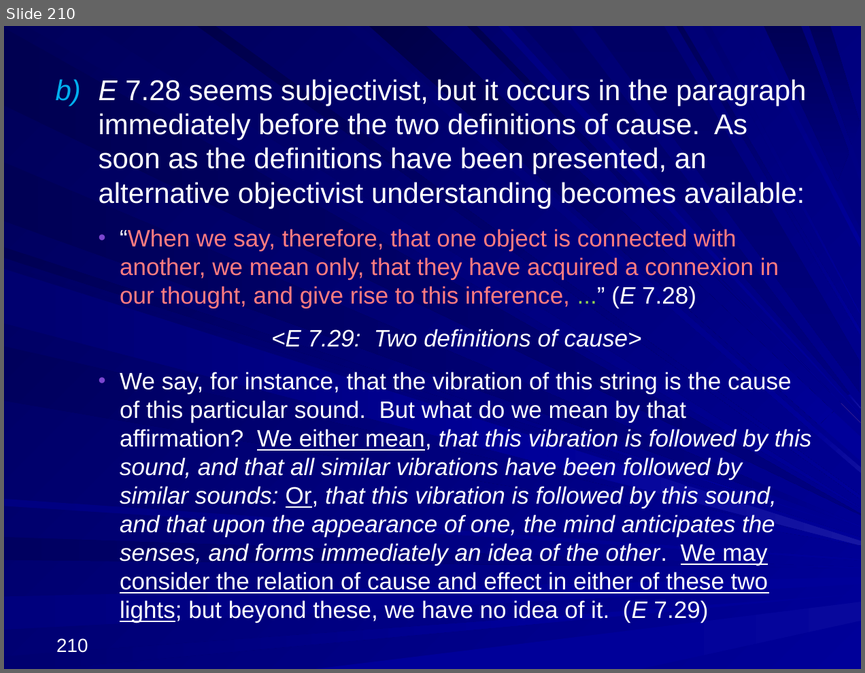
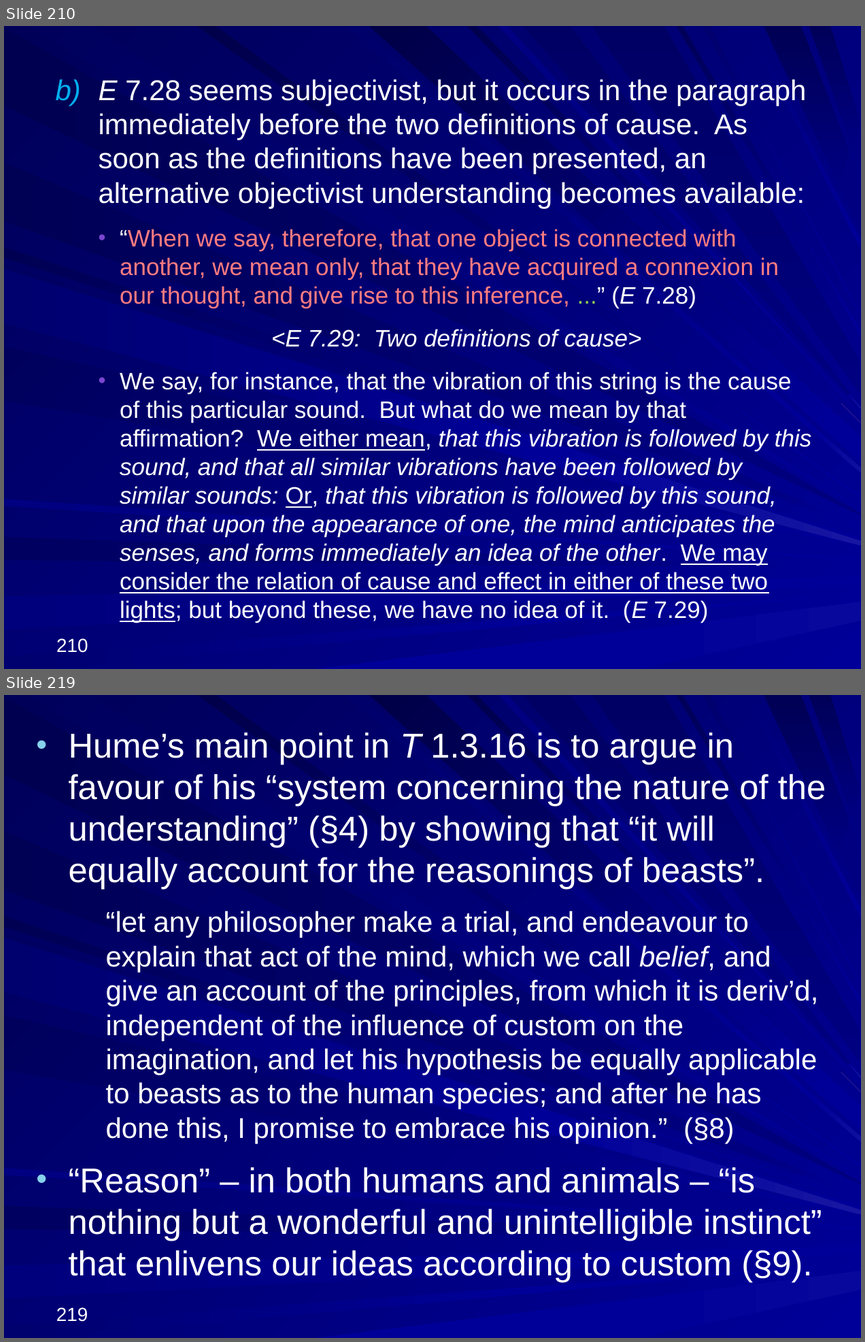
Before and after one commit to englishphilosophy/hume-texts-online, a slide deck: teaching/lectures/2024_Hume_MT_current.pptx. Shown one above the other, each under a label of ours: slide 210 before the commit, slides 210 and 219 after it; the slides between them are not shown. The pictures are 865x673 and 865x1342 pixels, drawn with LibreOffice and Linux fonts; fonts in the diff are those of the drawing. Boxes give left, top, right and bottom in pixels: in the first picture for what was removed or moved away, otherwise in the second. Text is boxed around its words. In the diff, an @@ line names an element or a change of style, - is before the commit and + after.

```diff
--- a/teaching/lectures/2024_Hume_MT_current.pptx
+++ b/teaching/lectures/2024_Hume_MT_current.pptx
@@ slide 219 added at box(4, 695, 861, 1338), background gradient #000078 to #000099; not listed: 37 template elements that a slide beside it also shows @@
@@ text added at box(69, 732, 825, 1282), 24 pt, text #FFFFFF @@
+• Hume’s main point in T 1.3.16 is to argue in favour of his “system concerning the nature of the understanding” (§4) by showing that “it will equally account for the reasonings of beasts”.
+  “let any philosopher make a trial, and endeavour to explain that act of the mind, which we call belief, and give an account of the principles, from which it is deriv’d, independent of the influence of custom on the imagination, and let his hypothesis be equally applicable to beasts as to the human species; and after he has done this, I promise to embrace his opinion.” (§8)
+• “Reason” – in both humans and animals – “is nothing but a wonderful and unintelligible instinct” that enlivens our ideas according to custom (§9).
@@ page number added at box(56, 1307, 88, 1321), 16 pt, text #FFFFFF @@
+219
```
Also in this commit, not shown: 7 slides changed, 53 other slides added, 1 other file.
